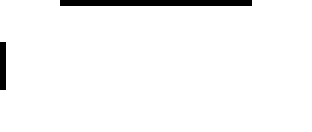
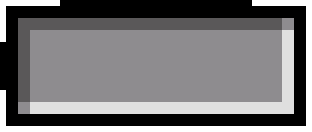
Revision of a layered 312 × 132 image; what changed, layer by layer:
showed "图层 0", painted on it over [6, 6, 306, 126]
